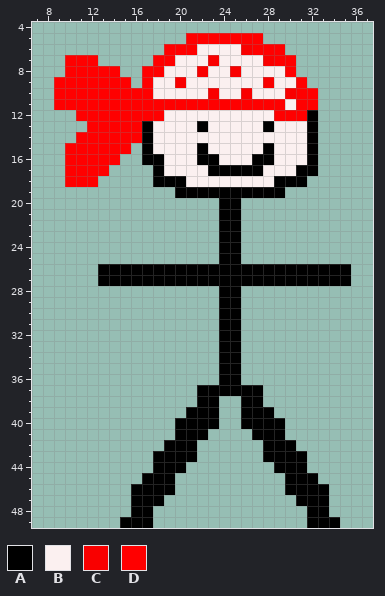
Pixel-art sprite: data/player.png. The picture above was drawn from the file before the commit.
The file is 50x50 pixels. Shown: x 7..37, y 4..49.
Palette (. is transparent): A #000000  B #fbf0f0  C #f90000  D #ff0000
Pixels before, first column x 9:
 5 ............DDDDDDD........
 6 ..........DDDBBBBCDDD......
 7 .DDD.....DDBBBCBBBBCDD.....
 8 .DDDDD..DDBBBCBBCBBBBD.....
 9 DDDDDDD.DBBCBBBBBBBCBBD....
10 DDDDDDDDDBBBBBCBBCBBBCDD...
11 DDDDDDDDDDDDDDDDDDDDDBDD...
12 ..DDDDDDDDBBBBBBBBBBDDDA...
13 ...DDDDDABBBBABBBBBABBBA...
14 ..DDDDDDABBBBBBBBBBBBBBA...
15 .DDDDDD.ABBBBABBBBBABBBA...
16 .DDDDD..AABBBAABBBAABBBA...
17 .DDDD....ABBBBAAAAABBBAA...
18 .DDD.....AAABBBBBBBBAAA....
19 ...........AAAAAAAAAA......
20 ...............AA..........
21 ...............AA..........
22 ...............AA..........
23 ...............AA..........
24 ...............AA..........
25 ...............AA..........
26 ....AAAAAAAAAAAAAAAAAAAAAAA
27 ....AAAAAAAAAAAAAAAAAAAAAAA
28 ...............AA..........
29 ...............AA..........
30 ...............AA..........
31 ...............AA..........
32 ...............AA..........
33 ...............AA..........
34 ...............AA..........
35 ...............AA..........
36 ...............AA..........
37 .............AAAAAA........
38 .............AA..AA........
39 ............AAA..AAA.......
40 ...........AAAA..AAAA......
41 ...........AAA....AAA......
42 ..........AAA......AAA.....
43 .........AAAA......AAAA....
44 .........AAA........AAA....
45 ........AAA..........AAA...
46 .......AAAA..........AAAA..
47 .......AAA............AAA..
48 .......AA..............AA..
49 ......AAA..............AAA.
Now the later version:
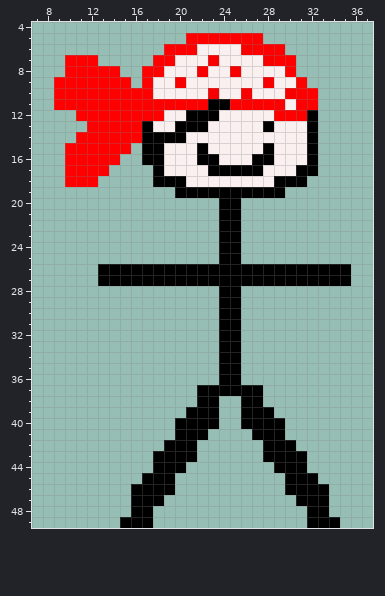
From old to new:
Colour A replaces colour B in row 12 at x 21 to 23; in row 13 at x 20 to 21; in row 14 at x 18 to 20; in row 15 at x 18.
Colour A replaces colour D in row 11 at x 23 to 24.
